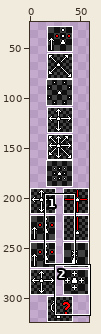
One commit to this pixel-art file: graphics/moveDiagramsWorking.aseprite. Above, an overview of the earlier version with the close-up marked.
Close-up. Earlier state:
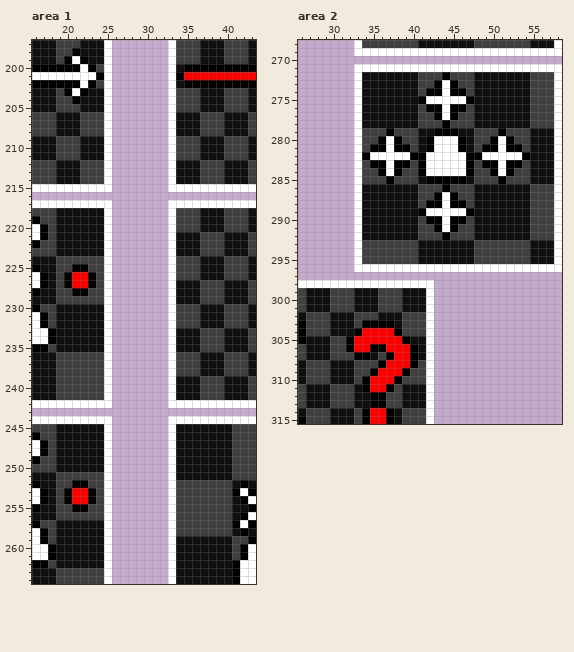
59x324 pixels, 1 frame. Shown: area 1: x 16..43, y 197..264; area 2: x 26..58, y 268..315. The wide view leaves out empty margins.
Once edited:
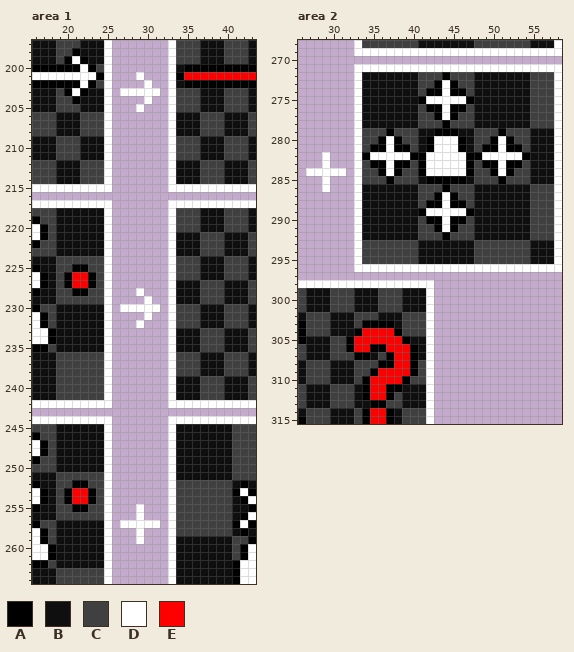
Palette (. is transparent): A #000000  B #0f0f0f  C #404040  D #ffffff  E #ff0000
The commit says: Added arrow and + between double move diagrams
Change:
Area 1, layer "Board":
There is now colour D in row 201 at x 29; in row 202 at x 30; in row 203 at x 27 to 31; in row 204 at x 30; in row 205 at x 29; in row 228 at x 29.
There is now colour D in row 229 at x 30; in row 230 at x 27 to 31; in row 231 at x 30; in row 232 at x 29; in rows 255 to 256 at x 29; in row 257 at x 27 to 31.
There is now colour D in rows 258 to 259 at x 29.
Area 2, layers "FullColor", "Board":
The edit turns colour B into colour A in row 312 at x 34.
The edit turns colour C into colour A in row 309 at x 40; in row 310 at x 39; in row 311 at x 38; in row 312 at x 37.
The edit turns colour E into colour A in row 308 at x 37.
There is now colour D in rows 282 to 283 at x 29; in row 284 at x 27 to 31; in rows 285 to 286 at x 29.
The edit turns colour A into colour E in row 309 at x 39; in row 310 at x 38; in row 312 at x 35 to 36.
